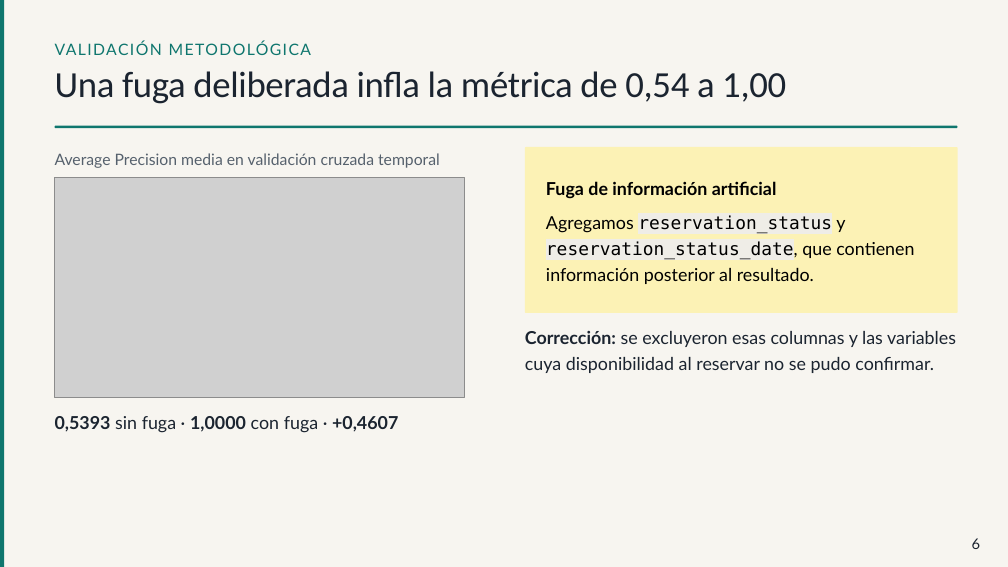
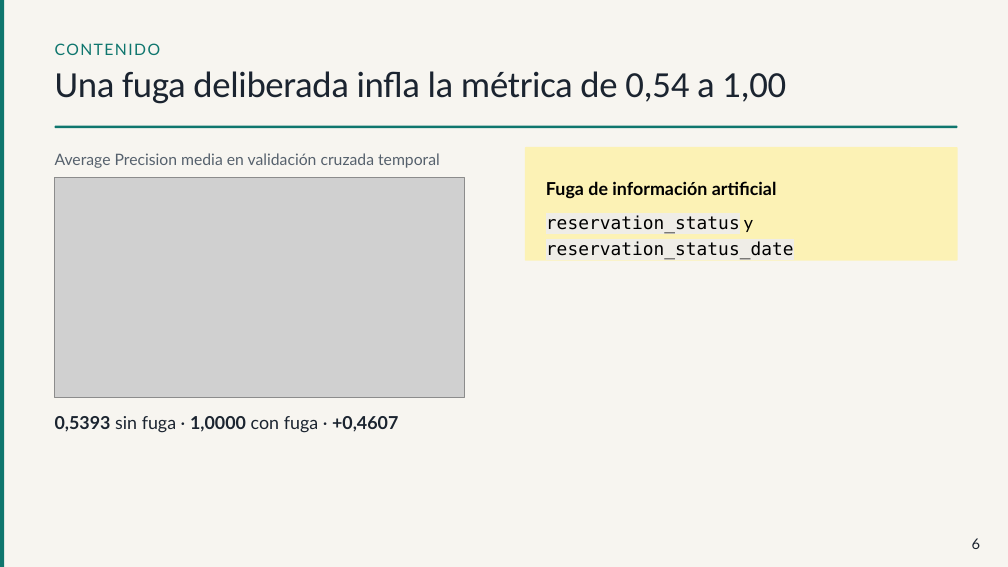
Before and after one commit to sabthe02/Obligatorio-IA, a slide deck: slide 6 of Prediccion-de-cancelaciones-hoteleras.pptx. Drawn at 1008x567 pixels with LibreOffice and Linux fonts; fonts in the diff are those of the drawing; grey boxes stand for pictures. Boxes give left, top, right and bottom in pixels: in the first picture for what was removed or moved away, otherwise in the second. Text is boxed around its words. In the diff, an @@ line names an element or a change of style, - is before the commit and + after.

```diff
--- a/Prediccion-de-cancelaciones-hoteleras.pptx
+++ b/Prediccion-de-cancelaciones-hoteleras.pptx
@@ text at bbox=[55, 43, 161, 55]: text changed @@
-VALIDACIÓN METODOLÓGICA
+CONTENIDO
@@ rounded rectangle: place and size @@
-rounded rectangle at bbox=[525, 147, 957, 312]
+rounded rectangle at bbox=[525, 147, 957, 260]
@@ rounded rectangle at bbox=[525, 147, 957, 260]: proportions changed @@
@@ text at bbox=[546, 215, 794, 260]: text changed; font Lato to DejaVu Sans Mono @@
-Agregamos reservation_status y reservation_status_date, que contienen información posterior al resultado.
+reservation_status y reservation_status_date
@@ text removed at bbox=[525, 331, 956, 373] @@
-Corrección: se excluyeron esas columnas y las variables cuya disponibilidad al reservar no se pudo confirmar.
```
Also in this commit, not shown: 10 other slides changed, 5 other files.
